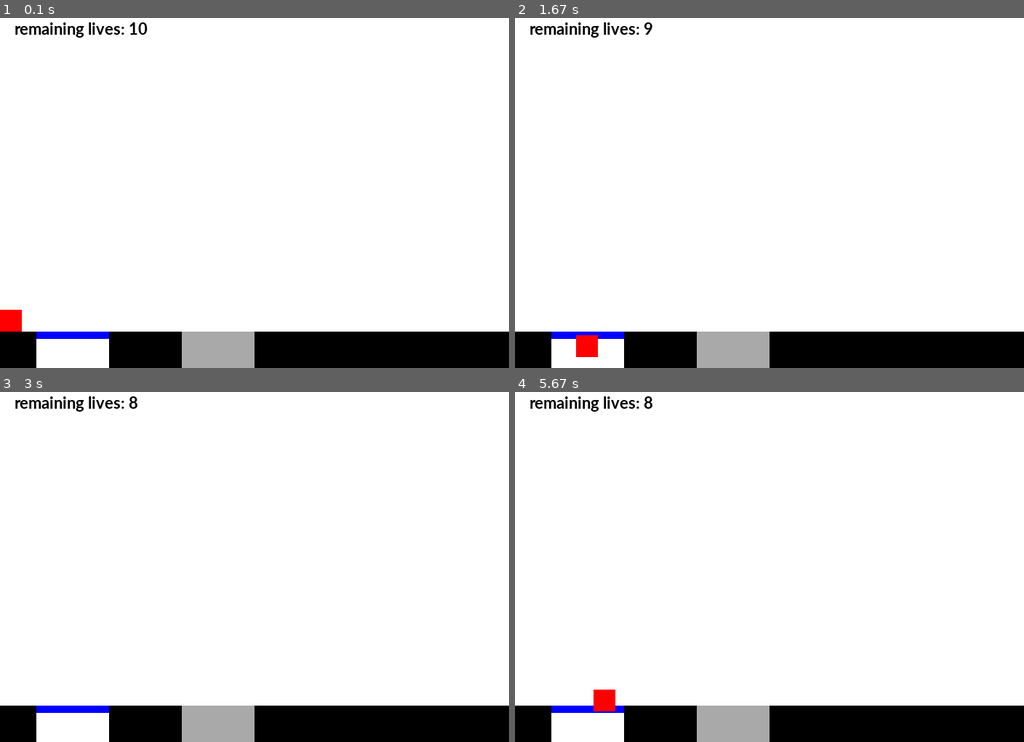
Above: before the commit, frames 1-4 (two rows, left to right).
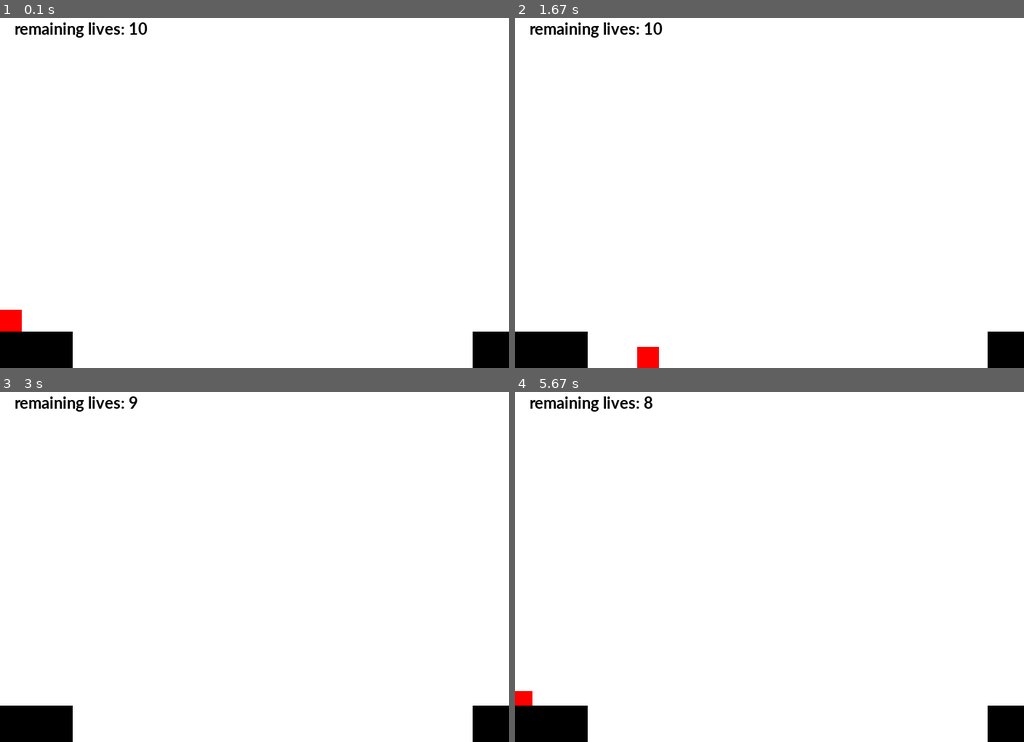
Above: after the commit, the same moments.

Repository: Vincent-lau/pygame_project
Game: pygame game, started from moving_man.py
The game is run twice, just before and just after one commit, with the same random seed, the same clock (stepped at 60 frames per second) and the same inputs.
Inputs:
- Up to frame 1 (0.1 s): no input
- Up to frame 2 (1.67 s): hold Right 0.33-0.8 s; hold Up 0.83-1.13 s; hold Right 1.17-1.63 s
- Up to frame 3 (3 s): hold Left 1.67-2.2 s
- Up to frame 4 (5.67 s): hold Right 3.07-3.7 s; hold Left 3.73-4.2 s; hold Right 4.23-4.7 s; hold Up 4.73-5.03 s; hold Right 5.07-5.53 s; hold Left from 5.57 s (still down)

The runs differ from the first frame. In frame 1, 8.3% of the frame differs, in the area x 7-93%, y 89-100%; in frame 2, 8.5%; in frame 3, 8.3%; in frame 4, 8.7%, in the area x 0-93%, y 85-100%.

Commit message:
old ideas

Diff:
--- a/ideas.txt
+++ b/ideas.txt
@@ -14,3 +14,19 @@
 
 level 1 trick
 player has to reach
+
+
+
+combination of platform and puzzles
+main character
+fun
+apple trees
+physics
+enemies  intelligence
+
+
+puzzles
+initial idea
+minimum spanning tree
+shortest path
+bebras challenge
--- a/moving_man.py
+++ b/moving_man.py
@@ -229,7 +229,7 @@
 # Used to manage how fast the screen updates
 clock = pg.time.Clock()
 update=True     # update indicates whether it is the first time to enter a level
-level=2
+level=1
 
 
 
Binary file changed: design_picture/level1.jpg
Binary file added: design_picture/level2.jpg
